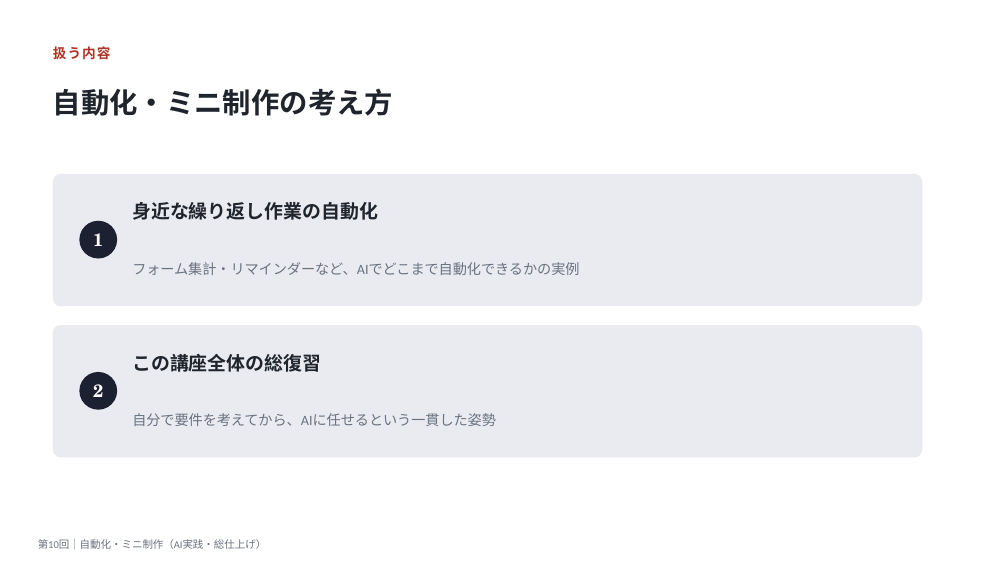
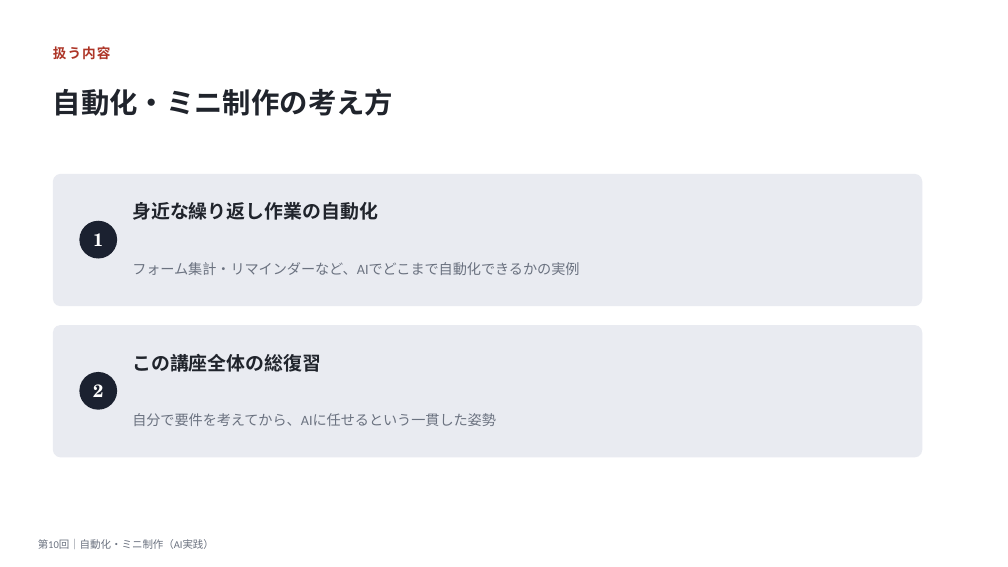
Before and after one commit to Todo2023/my-ai-agent, a slide deck: slide 3 of docs/slides/lesson-10.pptx. Drawn at 1008x567 pixels with LibreOffice and Linux fonts; fonts in the diff are those of the drawing. Boxes give left, top, right and bottom in pixels: in the first picture for what was removed or moved away, otherwise in the second. Text is boxed around its words. In the diff, an @@ line names an element or a change of style, - is before the commit and + after.

```diff
--- a/docs/slides/lesson-10.pptx
+++ b/docs/slides/lesson-10.pptx
@@ text at <box>38,539,214,549</box>: text changed @@
-第10回｜自動化・ミニ制作（AI実践・総仕上げ）
+第10回｜自動化・ミニ制作（AI実践）
```
Also in this commit, not shown: 5 other slides changed, 1 other file.
